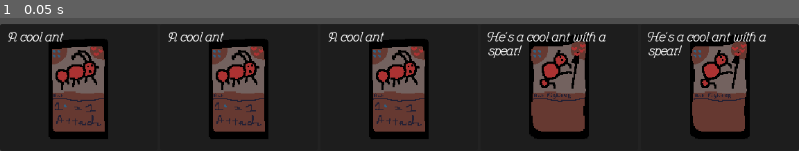
Above: before the commit, frame 1.
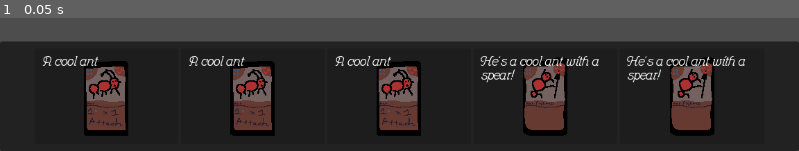
Above: after the commit, the same moment.

Repository: ccsf-cs-club/summer2024-bug-game
Game: Godot game, scene res://scenes/main.tscn
Same seed, same stepped clock (60 frames per second), same inputs: the game is played once before the commit and once after it.
Inputs:
- Up to frame 1 (0.05 s): no input

The runs differ from the first frame. In frame 1, 39% of the frame differs, in the area x 0-100%, y 4-91%.

Commit message:
Implimenting Player and Structure

Diff:
--- a/project.godot
+++ b/project.godot
@@ -15,6 +15,10 @@
 config/features=PackedStringArray("4.2", "GL Compatibility")
 config/icon="res://icon.svg"
 
+[autoload]
+
+Player="*res://scripts/player.gd"
+
 [dotnet]
 
 project/assembly_name="Summer 2024-bug-game"
--- a/scenes/yourCardHand.gd
+++ b/scenes/yourCardHand.gd
@@ -4,13 +4,12 @@
 # Handles functions for manipulating the player's current hand
 
 # Function to add cards to the HBoxContainer
-func add_cards(cards: Array[CardAndAmt]):
+func add_cards(cards: Array[Card]):
 	var card_display_scene = preload("res://scenes/card.tscn")
 	for card_entry in cards:
-		for i in range(card_entry.amt):
-			var card_display = card_display_scene.instantiate()
-			card_display.set_card(card_entry.card)
-			hbox.add_child(card_display)
+		var card_display = card_display_scene.instantiate()
+		card_display.set_card(card_entry)
+		hbox.add_child(card_display)
 
 
 # Called when the node enters the scene tree for the first time.
--- a/scenes/yourCardHand.tscn
+++ b/scenes/yourCardHand.tscn
@@ -11,7 +11,7 @@
 
 [node name="YourCardHandLayer" type="CanvasLayer" node_paths=PackedStringArray("hbox")]
 script = ExtResource("1_b8ky5")
-hbox = NodePath("YourCardHandNode/PanelContainer/CardListHBox")
+hbox = NodePath("YourCardHandNode/PanelContainer/MarginContainer/CardListHBox")
 
 [node name="YourCardHandNode" type="Control" parent="."]
 layout_mode = 3
@@ -27,34 +27,41 @@
 [node name="PanelContainer" type="PanelContainer" parent="YourCardHandNode"]
 layout_mode = 1
 anchors_preset = -1
-anchor_top = 0.717593
+anchor_top = 0.756173
 anchor_right = 1.0
 anchor_bottom = 1.0
 grow_horizontal = 2
 grow_vertical = 2
 metadata/_edit_use_anchors_ = true
 
-[node name="CardListHBox" type="HBoxContainer" parent="YourCardHandNode/PanelContainer"]
+[node name="MarginContainer" type="MarginContainer" parent="YourCardHandNode/PanelContainer"]
+layout_mode = 2
+theme_override_constants/margin_left = 50
+theme_override_constants/margin_top = 10
+theme_override_constants/margin_right = 50
+theme_override_constants/margin_bottom = 10
+
+[node name="CardListHBox" type="HBoxContainer" parent="YourCardHandNode/PanelContainer/MarginContainer"]
 layout_mode = 2
 alignment = 1
 script = ExtResource("2_4xnr4")
 
-[node name="CardControl" parent="YourCardHandNode/PanelContainer/CardListHBox" instance=ExtResource("2_8fthn")]
+[node name="CardControl" parent="YourCardHandNode/PanelContainer/MarginContainer/CardListHBox" instance=ExtResource("2_8fthn")]
 visible = false
 layout_mode = 2
 
-[node name="CardControl2" parent="YourCardHandNode/PanelContainer/CardListHBox" instance=ExtResource("2_8fthn")]
+[node name="CardControl2" parent="YourCardHandNode/PanelContainer/MarginContainer/CardListHBox" instance=ExtResource("2_8fthn")]
 visible = false
 layout_mode = 2
 
-[node name="CardControl3" parent="YourCardHandNode/PanelContainer/CardListHBox" instance=ExtResource("2_8fthn")]
+[node name="CardControl3" parent="YourCardHandNode/PanelContainer/MarginContainer/CardListHBox" instance=ExtResource("2_8fthn")]
 visible = false
 layout_mode = 2
 
-[node name="CardControl4" parent="YourCardHandNode/PanelContainer/CardListHBox" instance=ExtResource("2_8fthn")]
+[node name="CardControl4" parent="YourCardHandNode/PanelContainer/MarginContainer/CardListHBox" instance=ExtResource("2_8fthn")]
 visible = false
 layout_mode = 2
 
-[node name="CardControl" parent="." instance=ExtResource("2_8fthn")]
-offset_top = -163.0
-offset_bottom = -15.0
+[node name="CardControl5" parent="YourCardHandNode/PanelContainer/MarginContainer/CardListHBox" instance=ExtResource("2_8fthn")]
+visible = false
+layout_mode = 2
--- a/scripts/main.gd
+++ b/scripts/main.gd
@@ -4,13 +4,13 @@
 
 # Called when the node enters the scene tree for the first time.
 func _ready():
-	var card_inventory = load("res://resources/PlayerInventory.tres") as CardInventory
+
 
 	var card_list_scene = preload("res://scenes/yourCardHand.tscn")
 	var card_list = card_list_scene.instantiate()
 	add_child(card_list)
 
-	card_list.add_cards(card_inventory.card_hand)# FIXME: eventually create randomized starting hand out of cards in PlayerInventory?
+	card_list.add_cards(Player.cardsArray) # FIXME: eventually create randomized starting hand out of cards in PlayerInventory?
 
 
 # Called every frame. 'delta' is the elapsed time since the previous frame.
--- /dev/null
+++ b/scripts/player.gd
@@ -0,0 +1,19 @@
+extends Node
+
+var card_inventory: CardInventory = null # The resource defining the inventory
+var cardsArray: Array[Card] # Holds all cards
+var healthPool: int = 20 #20 for now?
+
+# Called when the node enters the scene tree for the first time.
+func _ready():
+	card_inventory = load("res://resources/PlayerInventory.tres") as CardInventory
+
+	# pulls all cards from the inventory into the array
+	for card_entry in card_inventory.card_hand:
+		for i_card in range(card_entry.amt):
+			cardsArray.append(card_entry.card)
+
+
+# Called every frame. 'delta' is the elapsed time since the previous frame.
+func _process(delta):
+	pass
